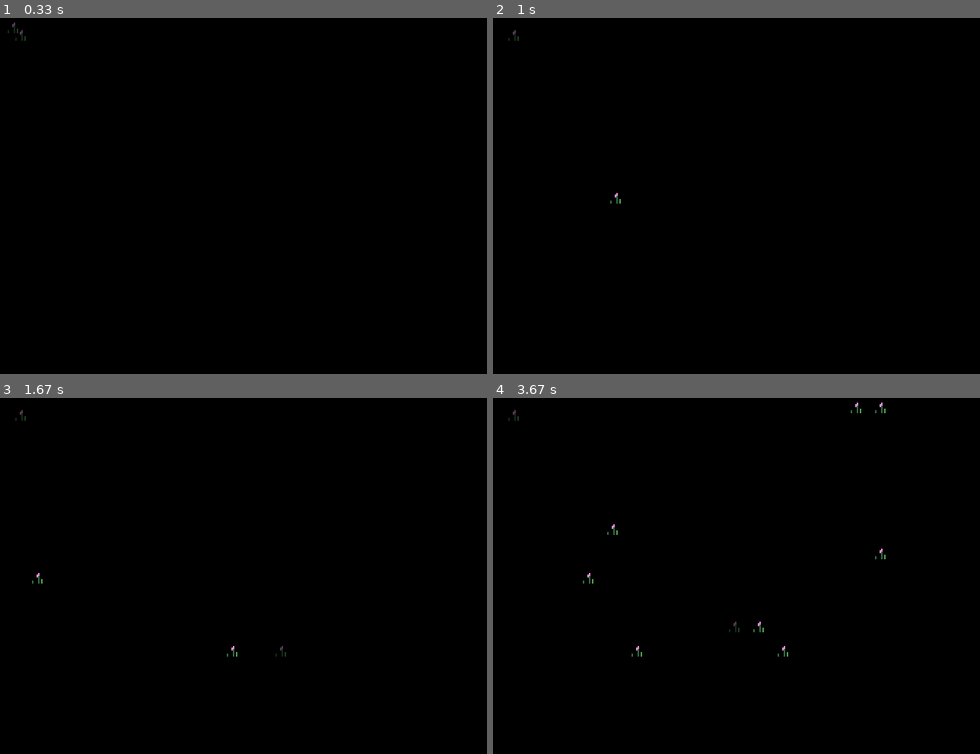
Above: before the commit, frames 1-4 (two rows, left to right).
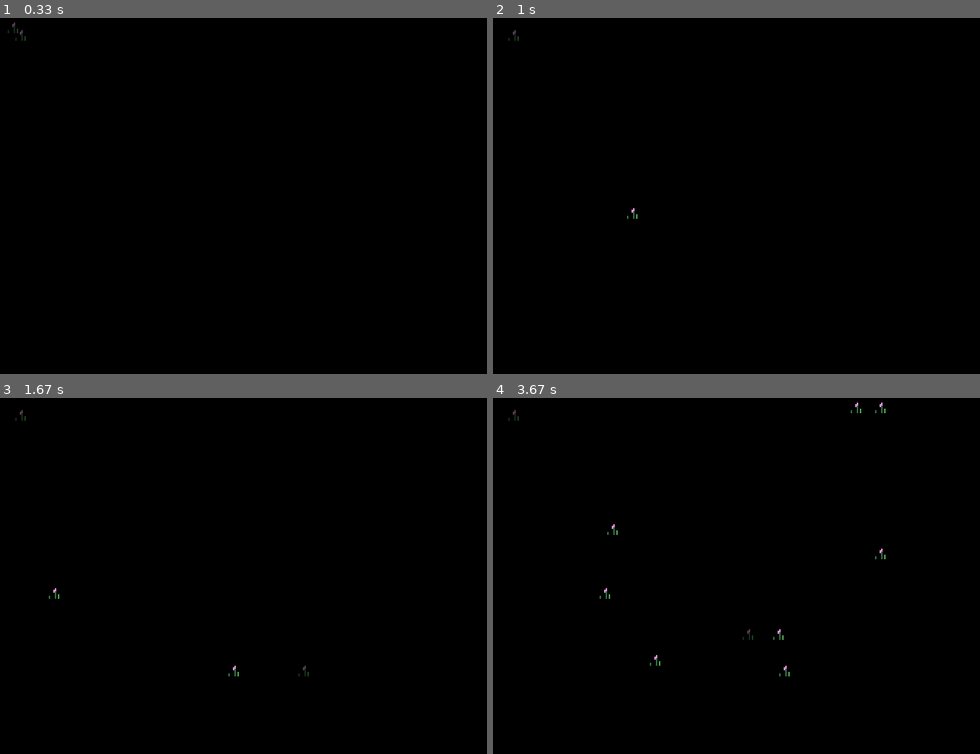
Above: after the commit, the same moments.

Repository: petesiharath/platformer_pygame
Game: pygame game, started from editor.py
The game is run twice, just before and just after one commit, with the same random seed, the same clock (stepped at 60 frames per second) and the same inputs.
Inputs (mouse positions are in pixels of both pictures, inside the frame that each line leads up to):
- Up to frame 1 (0.33 s): no input
- Up to frame 2 (1 s): hold G 0.33-0.8 s; hold Right 0.33-0.8 s; move the mouse to (717, 206) at 0.37 s; click (619, 196) at 0.88 s
- Up to frame 3 (1.67 s): hold Right 1.17-1.63 s; click (292, 650) at 1.25 s
- Up to frame 4 (3.67 s): hold Up 1.67-1.97 s; click (585, 657) at 1.75 s; tap G at 1.82, 3.22 s; hold Right 2-2.47 s; click (794, 604) at 2.08 s; hold Left 2.5-3.03 s; click (746, 447) at 2.58 s; hold Down 3.07-3.37 s; click (561, 561) at 3.15 s; hold Left from 3.4 s (still down); click (736, 615) at 3.48 s

Frame 1 is identical in both runs. In frame 2, less than 0.1% of the frame differs, in the area x 24-30%, y 49-57%; in frame 3, 0.1%; in frame 4, 0.2%, in the area x 18-61%, y 49-79%.

Commit message:
added off grid tile placing

Diff:
--- a/editor.py
+++ b/editor.py
@@ -39,6 +39,7 @@
         self.clicking = False
         self.right_clicking = False
         self.shift = False
+        self.ongrid = True
 
 
     def run(self):
@@ -60,9 +61,12 @@
             mouse_position = (mouse_position[0] / RENDER_SCALE, mouse_position[1] / RENDER_SCALE)
             tile_position = (int((mouse_position[0] + self.scroll[0]) // self.tilemap.tile_size), int((mouse_position[1] + self.scroll[1]) // self.tilemap.tile_size))
 
-            self.display.blit(current_tile_image, (tile_position[0] * self.tilemap.tile_size - self.scroll[0], tile_position[1] * self.tilemap.tile_size - self.scroll[1]))
+            if self.ongrid:
+                self.display.blit(current_tile_image, (tile_position[0] * self.tilemap.tile_size - self.scroll[0], tile_position[1] * self.tilemap.tile_size - self.scroll[1]))
+            else:
+                self.display.blit(current_tile_image, mouse_position)
 
-            if self.clicking:
+            if self.clicking and self.ongrid:
                 self.tilemap.tilemap[str(tile_position[0]) + ";" + str(tile_position[1])] = {"type": self.tile_list[self.tile_group], "variant": self.tile_variant, "position": (tile_position)}
 
             if self.right_clicking:
@@ -73,6 +77,7 @@
             self.display.blit(current_tile_image, (5, 5))
 
             for event in pygame.event.get():
+
                 if event.type == pygame.QUIT:
 
                     pygame.quit()
@@ -82,6 +87,8 @@
 
                     if event.button == 1:
                         self.clicking = True
+                        if not self.ongrid:
+                            self.tilemap.offgrid_tiles.append({"type": self.tile_list[self.tile_group], "variant": self.tile_variant, "position": (mouse_position[0] + self.scroll[0], mouse_position[1] + self.scroll[1])})
                     if event.button == 3:
                         self.right_clicking = True
 
@@ -117,6 +124,8 @@
                         self.camera_movement[3] = 1
                     if event.key == pygame.K_LSHIFT:
                         self.shift = True
+                    if event.key == pygame.K_g:
+                        self.ongrid = not self.ongrid
 
                 if event.type == pygame.KEYUP:
 
